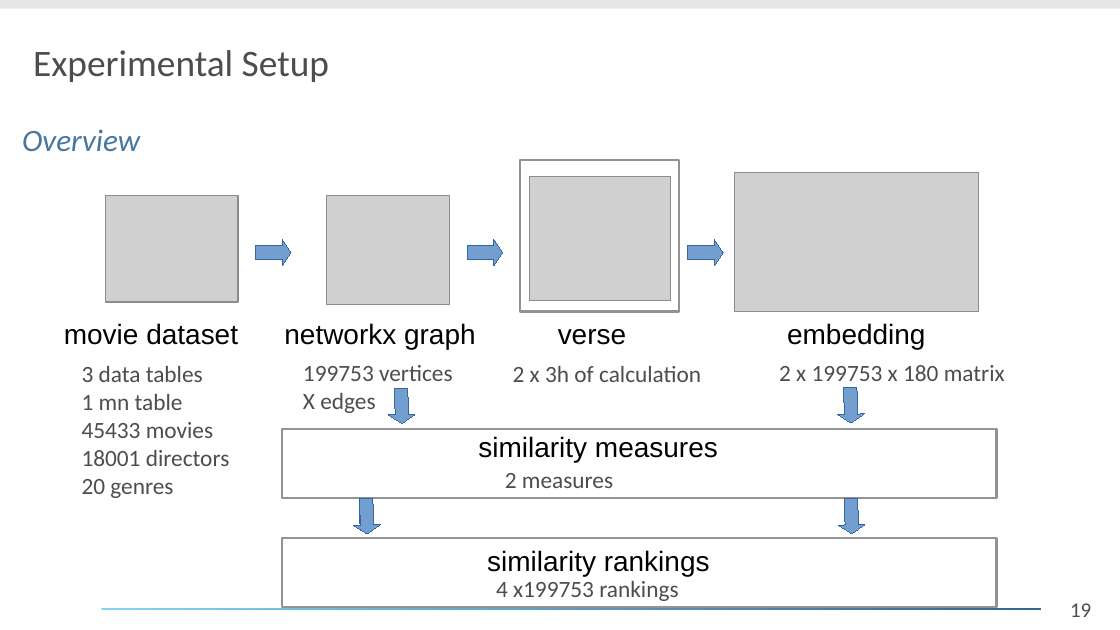
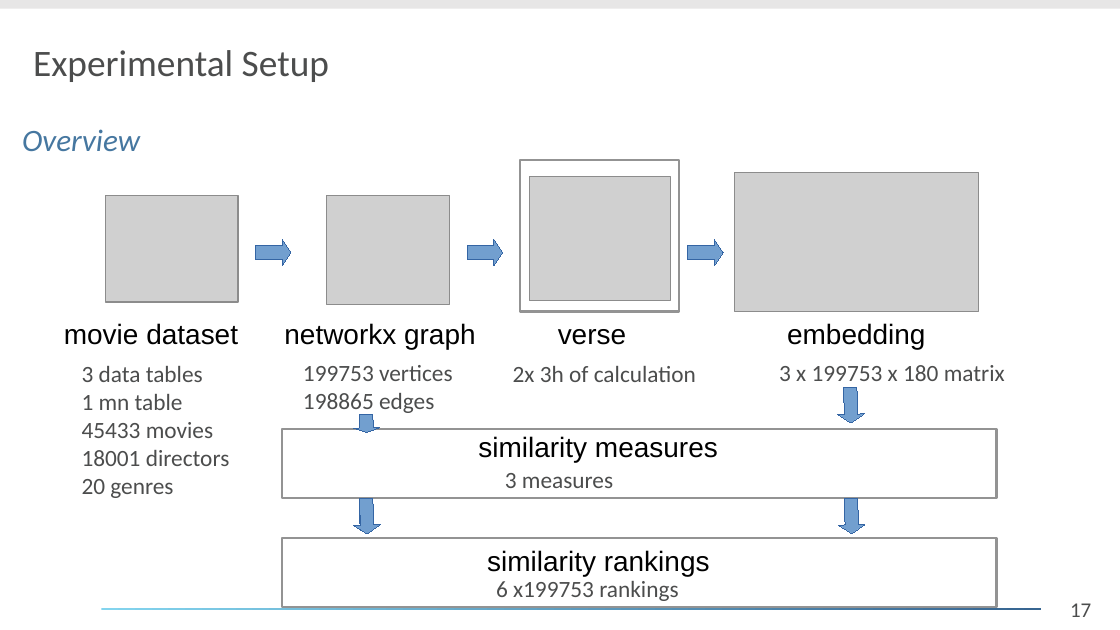
Before and after one commit to daelmo/DB2GraphGenerator, a slide deck: slide 17 of presentation/Analyse_eines_Forschungsthemas.odp (slide 19 before the commit). Drawn at 1120x630 pixels with LibreOffice and Linux fonts; fonts in the diff are those of the drawing; grey boxes stand for pictures; background and template pictures are left out. Boxes give left, top, right and bottom in pixels: in the first picture for what was removed or moved away, otherwise in the second. Text is boxed around its words. In the diff, an @@ line names an element or a change of style, - is before the commit and + after.

```diff
--- a/presentation/Analyse_eines_Forschungsthemas.odp
+++ b/presentation/Analyse_eines_Forschungsthemas.odp
@@ text at (513, 366, 696, 382): spaces changed @@
-2 x 3h of calculation
+2x 3h of calculation
@@ text at (779, 365, 1005, 381): text changed @@
-2 x 199753 x 180 matrix
+3 x 199753 x 180 matrix
@@ text at (303, 393, 434, 415): text changed @@
-X edges
+198865 edges
@@ right arrow: place and size @@
-right arrow at (388, 389, 415, 424)
+right arrow at (353, 414, 380, 433)
@@ right arrow at (353, 414, 380, 433): proportions changed @@
@@ text at (505, 473, 613, 488): text changed @@
-2 measures
+3 measures
@@ text at (496, 581, 678, 601): text changed @@
-4 x199753 rankings
+6 x199753 rankings
@@ page number at (1070, 603, 1091, 617): text changed @@
-19
+17
```
Also in this commit, not shown: 13 other slides changed, 1 slide added, 6 slides removed.
